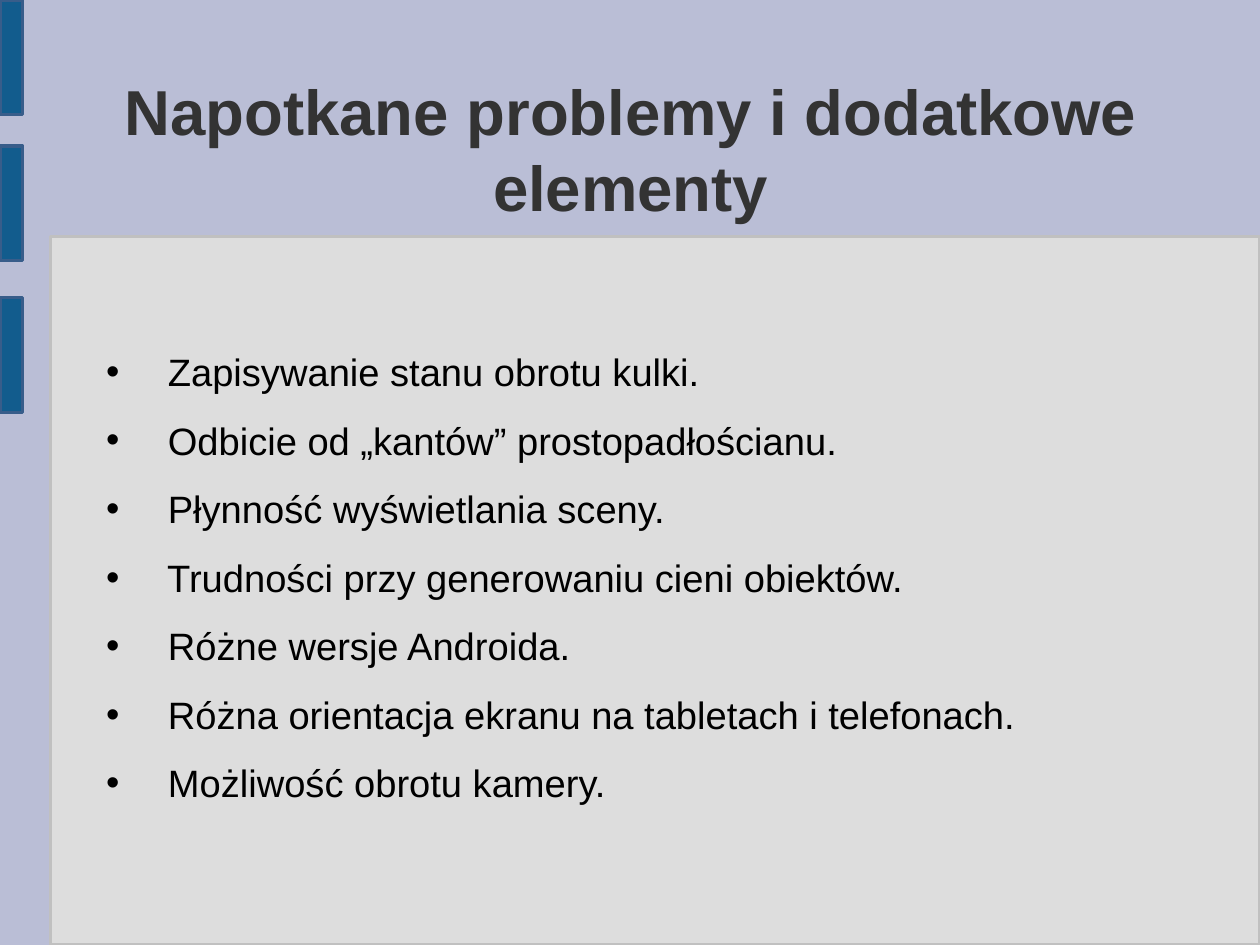
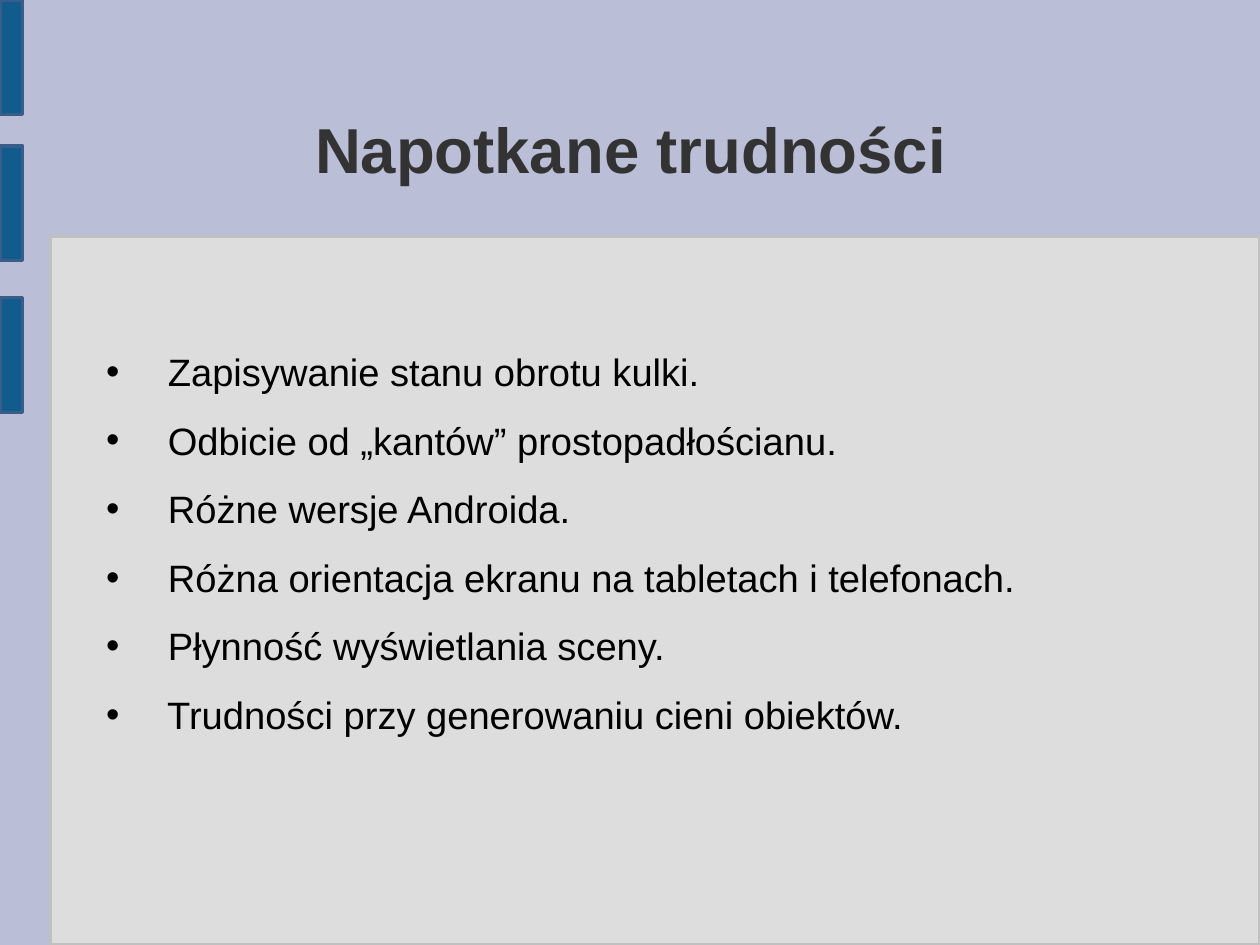
Before and after one commit to matkaczmarski/Praca-inzynierska, a slide deck: slide 6 of Prezentacja/Praca Inżynierska 2.odp (slide 7 before the commit). Drawn at 1260x945 pixels with LibreOffice and Linux fonts; fonts in the diff are those of the drawing. Boxes give left, top, right and bottom in pixels: in the first picture for what was removed or moved away, otherwise in the second. Text is boxed around its words. In the diff, an @@ line names an element or a change of style, - is before the commit and + after.

```diff
--- a/Prezentacja/Praca Inżynierska 2.odp
+++ b/Prezentacja/Praca Inżynierska 2.odp
@@ title at [315,126,946,185]: text changed @@
-Napotkane problemy i dodatkowe elementy
+Napotkane trudności
@@ text at [168,495,1014,600]: paragraphs added @@
+• Różne wersje Androida.
+• Różna orientacja ekranu na tabletach i telefonach.
@@ text at [168,632,1014,805]: paragraphs removed @@
-• Różne wersje Androida.
-• Różna orientacja ekranu na tabletach i telefonach.
-• Możliwość obrotu kamery.
```
Also in this commit, not shown: 1 other slide changed, 25 slides removed, 1 other file.
